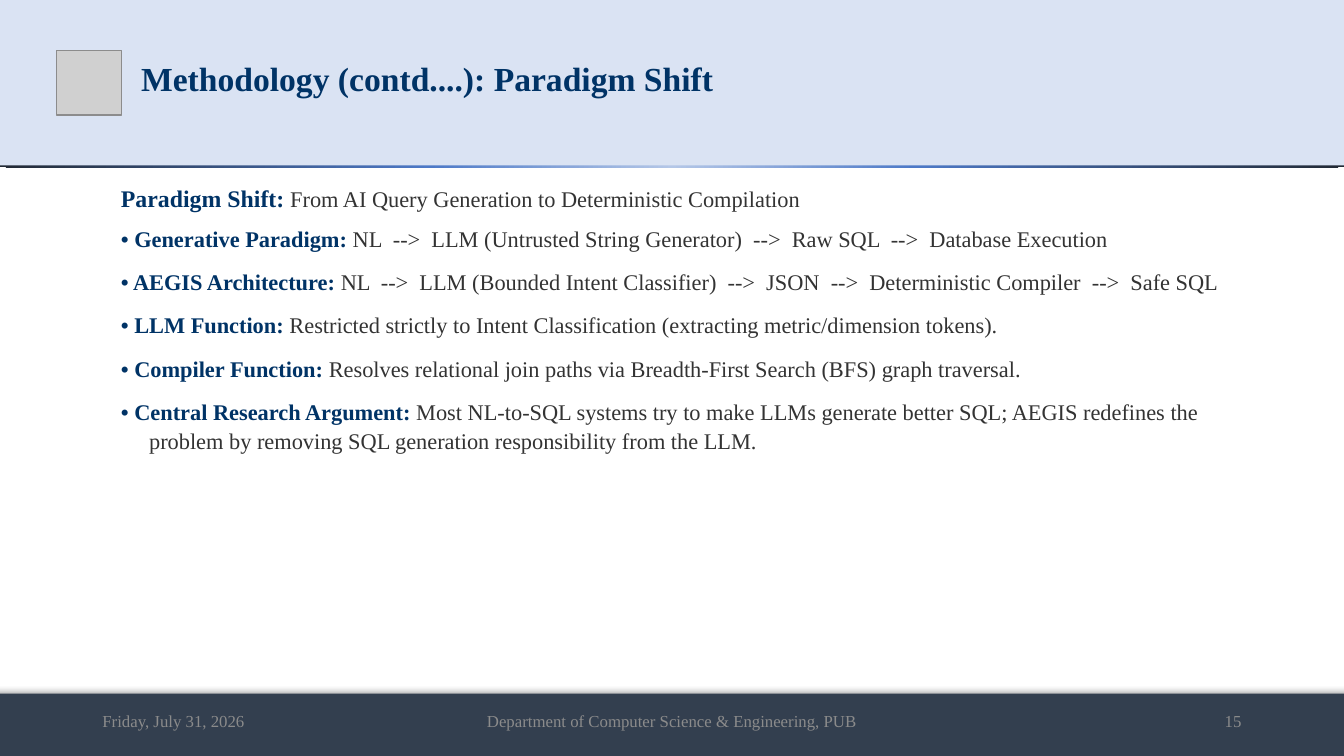
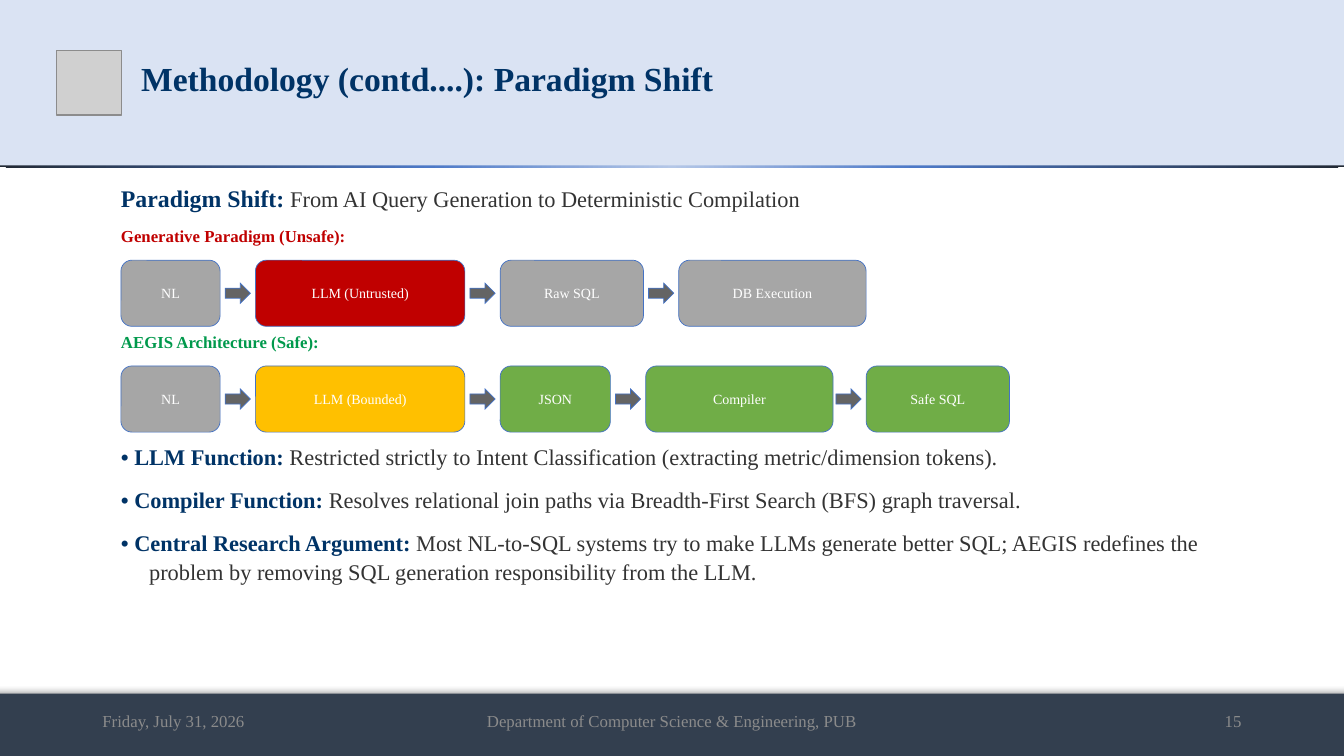
Before and after one commit to md-riaz/AEGIS-Research, a slide deck: slide 15 of docs/scripts/Md_Riaz_Mid_Defense_Final_0322310105101024.pptx. Drawn at 1344x756 pixels with LibreOffice and Linux fonts; fonts in the diff are those of the drawing; grey boxes stand for pictures. Boxes give left, top, right and bottom in pixels: in the first picture for what was removed or moved away, otherwise in the second. Text is boxed around its words. In the diff, an @@ line names an element or a change of style, - is before the commit and + after.

```diff
--- a/docs/scripts/Md_Riaz_Mid_Defense_Final_0322310105101024.pptx
+++ b/docs/scripts/Md_Riaz_Mid_Defense_Final_0322310105101024.pptx
@@ text at <box>121,190,1218,295</box>: paragraphs removed @@
-Paradigm Shift: From AI Query Generation to Deterministic Compilation
-• Generative Paradigm: NL --> LLM (Untrusted String Generator) --> Raw SQL --> Database Execution
-• AEGIS Architecture: NL --> LLM (Bounded Intent Classifier) --> JSON --> Deterministic Compiler --> Safe SQL
@@ text added at <box>121,230,345,246</box>, 12 pt, text #C00000, bold @@
+Generative Paradigm (Unsafe):
@@ rounded rectangle added at <box>121,260,220,327</box>, fill #A6A6A6, outline #4472C4 0.5 pt, 10 pt, text #FFFFFF @@
+NL
@@ rounded rectangle added at <box>255,260,465,327</box>, fill #C00000, outline #4472C4 0.5 pt, 10 pt, text #FFFFFF @@
+LLM (Untrusted)
@@ rounded rectangle added at <box>500,260,643,327</box>, fill #A6A6A6, outline #4472C4 0.5 pt, 10 pt, text #FFFFFF @@
+Raw SQL
@@ rounded rectangle added at <box>679,260,866,327</box>, fill #A6A6A6, outline #4472C4 0.5 pt, 10 pt, text #FFFFFF @@
+DB Execution
@@ right arrow added at <box>225,283,250,303</box>, fill #646464, outline #4472C4 0.5 pt @@
@@ right arrow added at <box>470,283,495,303</box>, fill #646464, outline #4472C4 0.5 pt @@
@@ right arrow added at <box>648,283,674,303</box>, fill #646464, outline #4472C4 0.5 pt @@
@@ text added at <box>121,336,319,352</box>, 12 pt, text #00994C, bold @@
+AEGIS Architecture (Safe):
@@ rounded rectangle added at <box>121,366,220,433</box>, fill #A6A6A6, outline #4472C4 0.5 pt, 10 pt, text #FFFFFF @@
+NL
@@ right arrow added at <box>225,389,250,409</box>, fill #646464, outline #4472C4 0.5 pt @@
@@ rounded rectangle added at <box>255,366,465,433</box>, fill #FFC000, outline #4472C4 0.5 pt, 10 pt, text #FFFFFF @@
+LLM (Bounded)
@@ right arrow added at <box>470,389,495,409</box>, fill #646464, outline #4472C4 0.5 pt @@
@@ rounded rectangle added at <box>500,366,610,433</box>, fill #70AD47, outline #4472C4 0.5 pt, 10 pt, text #FFFFFF @@
+JSON
@@ right arrow added at <box>616,389,641,409</box>, fill #646464, outline #4472C4 0.5 pt @@
@@ rounded rectangle added at <box>646,366,834,433</box>, fill #70AD47, outline #4472C4 0.5 pt, 10 pt, text #FFFFFF @@
+Compiler
@@ right arrow added at <box>836,389,861,409</box>, fill #646464, outline #4472C4 0.5 pt @@
@@ rounded rectangle added at <box>866,366,1009,433</box>, fill #70AD47, outline #4472C4 0.5 pt, 10 pt, text #FFFFFF @@
+Safe SQL
@@ text "• LLM Function: Restricted strictly ...": place and size @@
-text "• LLM Function: Restricted strictly ..." at <box>121,190,1218,454</box>
+text "• LLM Function: Restricted strictly ..." at <box>134,449,1198,585</box>
```
Also in this commit, not shown: 21 other slides changed, 1 slide removed, 1 other file.
